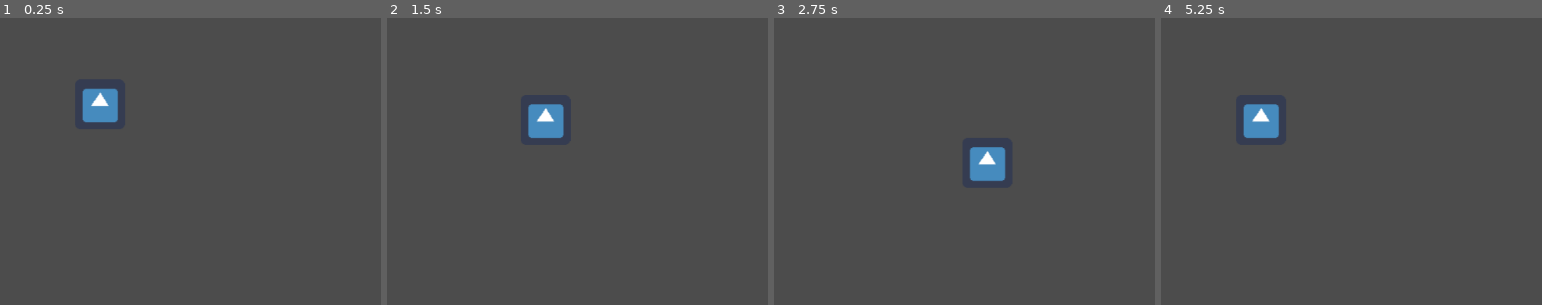
Above: before the commit, frames 1-4 (left to right).
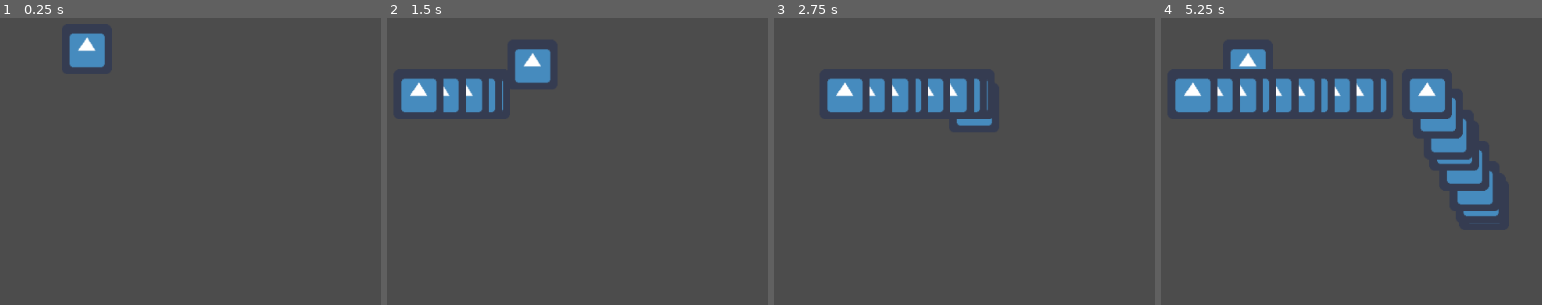
Above: after the commit, the same moments.

Repository: el-falso/GodotPractice
Game: Godot game, scene res://World.tscn
The game is run twice, just before and just after one commit, with the same random seed, the same clock (stepped at 60 frames per second) and the same inputs. The engine's default icon, where the game draws it, is replaced by a stand-in: a white triangle on a blue panel in a dark square.
Inputs:
- Up to frame 1 (0.25 s): no input
- Up to frame 2 (1.5 s): tap Enter (ui_accept) at 0.5, 0.6, 0.77, 1.07, 1.35 s; hold D (right) 0.53-1.28 s; hold S (down) from 1.28 s (still down)
- Up to frame 3 (2.75 s): tap Enter (ui_accept) at 1.52, 1.82, 2.1 s; release S (down) at 2.03 s; hold D (right) from 2.03 s (still down)
- Up to frame 4 (5.25 s): release D (right) at 2.78 s; hold W (up) 2.78-3.53 s; tap Enter (ui_accept) at 2.85, 3.02, 3.32, 3.6, 3.77, 4.07, 4.35, 4.52, 4.82, 5.1 s; hold A (left) 3.53-5.03 s; hold S (down) from 5.03 s (still down)

The runs differ from the first frame. In frame 1, 2.3% of the frame differs, in the area x 18-31%, y 5-37%; in frame 2, 4.6%; in frame 3, 5.0%; in frame 4, 9.9%, in the area x 3-89%, y 10-70%.

Commit message:
- instance function - switched to typed language - pathing - enemy spawning

Diff:
--- /dev/null
+++ b/Enemy.gd
@@ -0,0 +1,16 @@
+extends KinematicBody2D
+
+var runSpeed = 100;
+
+# Called when the node enters the scene tree for the first time.
+func _ready():
+	get_parent().runSpeed = 500;
+	print(get_parent().runSpeed);
+	print("Parent: " + str(get_parent()));
+	print("Owner: " + str(get_owner()));
+	pass # Replace with function body.
+
+
+
+func _process(delta):
+	pass
--- /dev/null
+++ b/Enemy.tscn
@@ -0,0 +1,14 @@
+[gd_scene load_steps=3 format=2]
+
+[ext_resource path="res://icon.png" type="Texture" id=1]
+
+[sub_resource type="CircleShape2D" id=1]
+radius = 32.0
+
+[node name="Enemy" type="KinematicBody2D"]
+
+[node name="Sprite" type="Sprite" parent="."]
+texture = ExtResource( 1 )
+
+[node name="CollisionShape2D" type="CollisionShape2D" parent="."]
+shape = SubResource( 1 )
--- /dev/null
+++ b/Global.gd
@@ -0,0 +1,7 @@
+extends Node
+
+func instance_node(node, location, parent):
+	var node_instance = node.instance();
+	parent.add_child(node_instance);
+	node_instance.global_position = location;
+	return node_instance;
--- /dev/null
+++ b/PathFollow2D.gd
@@ -0,0 +1,24 @@
+extends PathFollow2D
+
+
+# Declare member variables here. Examples:
+# var a = 2
+onready var runSpeed = get_node("Enemy").runSpeed setget set_speed, get_speed;
+
+func set_speed(newvalue):
+	runSpeed = newvalue;
+	print("Activated Setter!");
+
+func get_speed():
+	print("Activated Getter!");
+	return runSpeed;
+
+
+# Called when the node enters the scene tree for the first time.
+func _ready():
+	pass
+
+
+# Called every frame. 'delta' is the elapsed time since the previous frame.
+func _process(delta):
+	set_offset(get_offset() + runSpeed * delta);
--- /dev/null
+++ b/PathFollow2D.tscn
@@ -0,0 +1,14 @@
+[gd_scene load_steps=4 format=2]
+
+[ext_resource path="res://Enemy.tscn" type="PackedScene" id=1]
+[ext_resource path="res://Enemy.gd" type="Script" id=2]
+[ext_resource path="res://PathFollow2D.gd" type="Script" id=3]
+
+[node name="PathFollow2D" type="PathFollow2D"]
+position = Vector2( 68.2272, 104.533 )
+rotate = false
+script = ExtResource( 3 )
+
+[node name="Enemy" parent="." instance=ExtResource( 1 )]
+position = Vector2( -0.0730591, -0.285065 )
+script = ExtResource( 2 )
--- /dev/null
+++ b/World.gd
@@ -0,0 +1,15 @@
+extends Node2D
+
+
+var enemy = preload("../PathFollow2D.tscn");
+
+
+# Called when the node enters the scene tree for the first time.
+func _ready() -> void:
+	pass
+
+
+# Called every frame. 'delta' is the elapsed time since the previous frame.
+func _process(delta: float) -> void:
+	if (Input.is_action_just_released("ui_accept")):
+		Global.instance_node(enemy, Vector2(100, 100), $Path2D);
--- a/World.tscn
+++ b/World.tscn
@@ -1,8 +1,19 @@
-[gd_scene load_steps=2 format=2]
+[gd_scene load_steps=4 format=2]
 
 [ext_resource path="res://Player.tscn" type="PackedScene" id=1]
+[ext_resource path="res://World.gd" type="Script" id=4]
+
+[sub_resource type="Curve2D" id=1]
+_data = {
+"points": PoolVector2Array( 0, 0, 0, 0, 68.2272, 104.533, 0, 0, 0, 0, 374.659, 104.533, 0, 0, 0, 0, 483.538, 320.046, 0, 0, 0, 0, 82.8192, 335.76, 0, 0, 0, 0, 68.2272, 104.533 )
+}
 
 [node name="World" type="Node2D"]
+script = ExtResource( 4 )
 
 [node name="Player" parent="." instance=ExtResource( 1 )]
-position = Vector2( 190.566, 117.155 )
+position = Vector2( 173.729, 46.4399 )
+
+[node name="Path2D" type="Path2D" parent="."]
+position = Vector2( 30, 0 )
+curve = SubResource( 1 )
--- a/project.godot
+++ b/project.godot
@@ -13,6 +13,10 @@
 config/name="Godot Practice"
 run/main_scene="res://World.tscn"
 config/icon="res://icon.png"
+
+[autoload]
+
+Global="*res://Global.gd"
 
 [input]
 
@@ -41,6 +45,10 @@
  ]
 }
 
+[locale]
+
+locale_filter=[ 0, [  ] ]
+
 [physics]
 
 common/enable_pause_aware_picking=true
